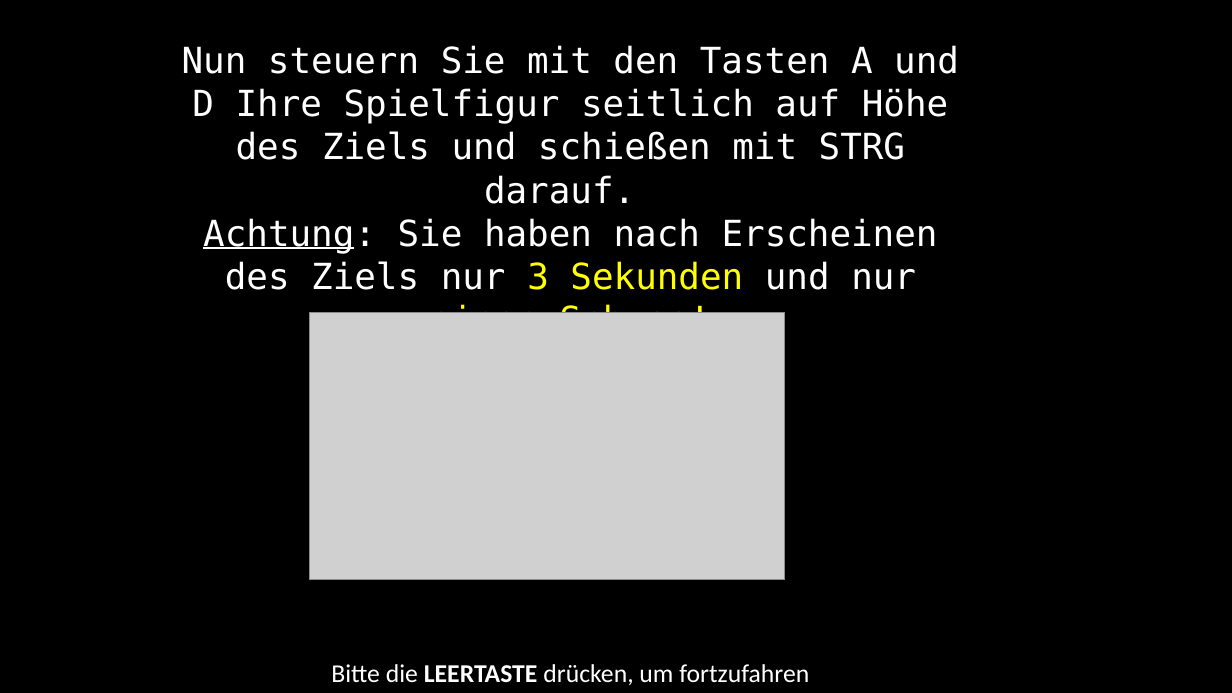
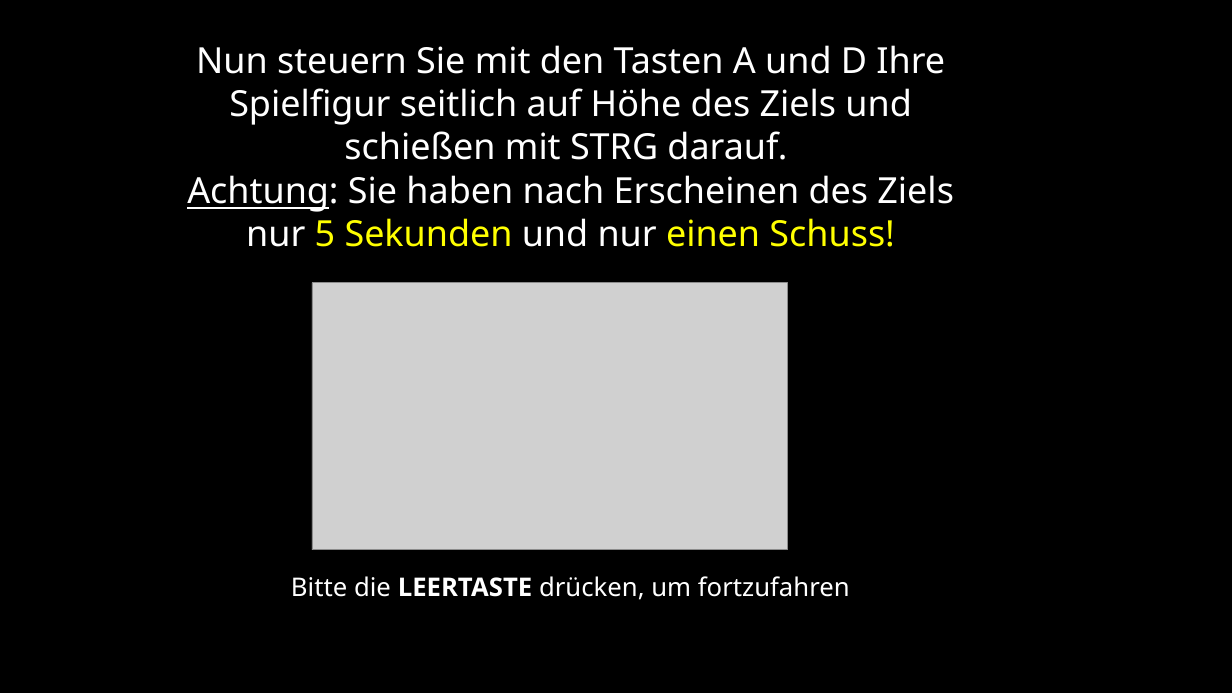
Before and after one commit to sean-mulready/Vizdoom-Scripts, a slide deck: slide 13 of exp_img/instructions.pptx. Drawn at 1232x693 pixels with LibreOffice and Linux fonts; fonts in the diff are those of the drawing; grey boxes stand for pictures. Boxes give left, top, right and bottom in pixels: in the first picture for what was removed or moved away, otherwise in the second. Text is boxed around its words. In the diff, an @@ line names an element or a change of style, - is before the commit and + after.

```diff
--- a/exp_img/instructions.pptx
+++ b/exp_img/instructions.pptx
@@ text at <box>196,45,945,600</box>: font DejaVu Sans Mono to Noto Sans in "Nun steuern Sie mit den Tasten A ..."; font Calibri to Noto Sans in "Bitte die LEERTASTE drücken, um fortzufahren" @@
@@ text at <box>187,175,954,247</box>: text changed; font DejaVu Sans Mono to Noto Sans @@
-Achtung: Sie haben nach Erscheinen des Ziels nur 3 Sekunden und nur einen Schuss!
+Achtung: Sie haben nach Erscheinen des Ziels nur 5 Sekunden und nur einen Schuss!
@@ picture: place and size @@
-picture at <box>310,312,786,579</box>
+picture at <box>312,283,788,550</box>
```
Also in this commit, not shown: 10 other slides changed, 12 other files.
